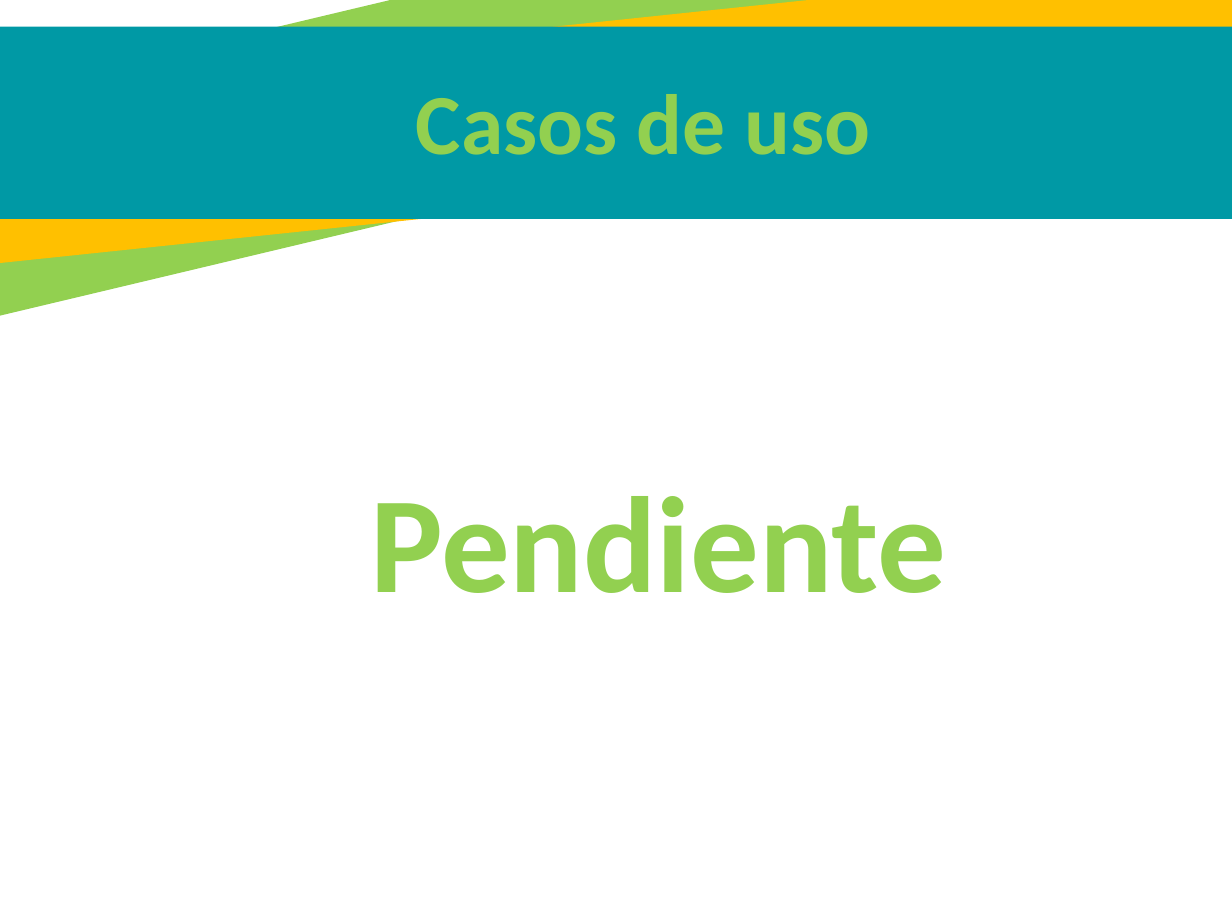
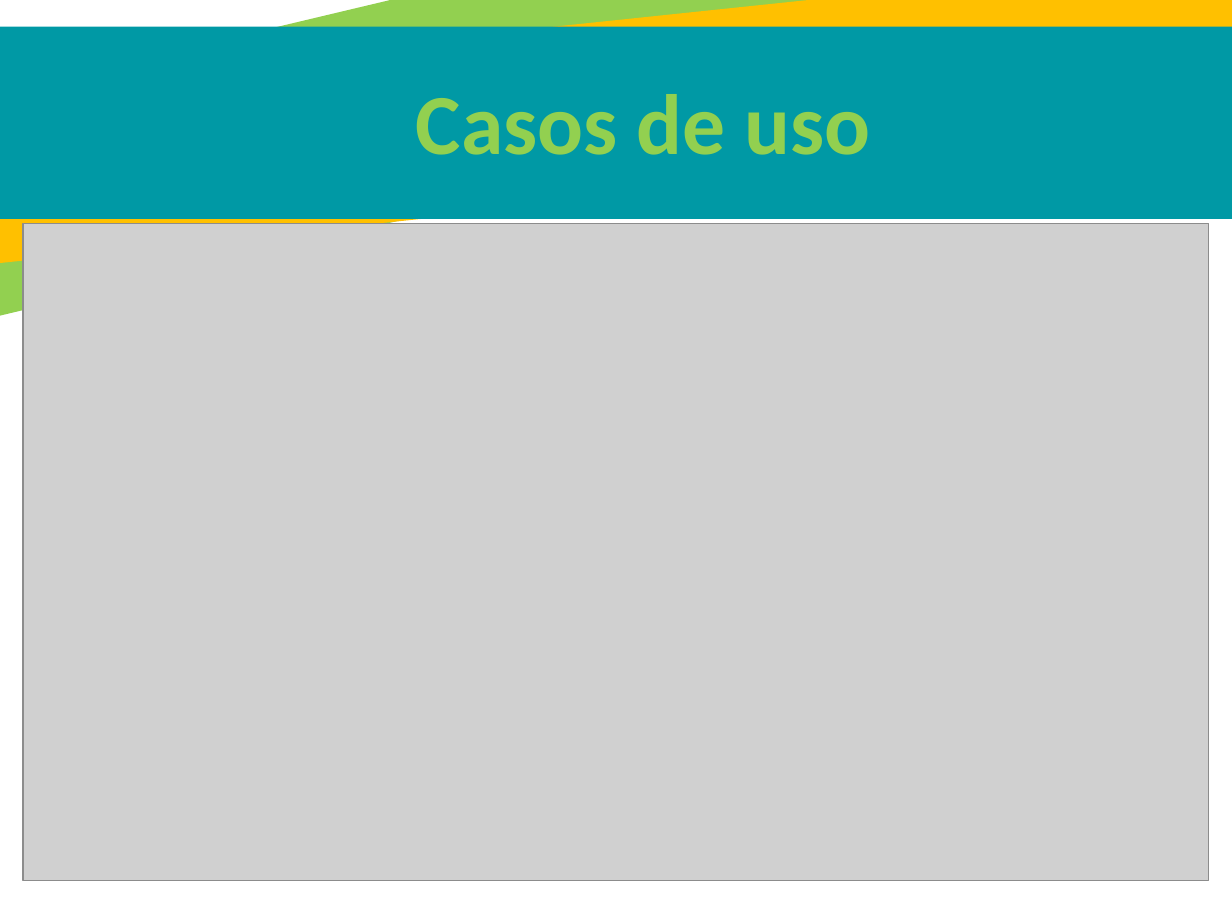
Before and after one commit to juannicolasvargas/SANF-solutions-helps, a slide deck: slide 24 of Sexto Trimestre/PresentacionV6 terminar- 1012.pptx. Drawn at 1232x924 pixels with LibreOffice and Linux fonts; fonts in the diff are those of the drawing; grey boxes stand for pictures. Boxes give left, top, right and bottom in pixels: in the first picture for what was removed or moved away, otherwise in the second. Text is boxed around its words. In the diff, an @@ line names an element or a change of style, - is before the commit and + after.

```diff
--- a/Sexto Trimestre/PresentacionV6 terminar- 1012.pptx
+++ b/Sexto Trimestre/PresentacionV6 terminar- 1012.pptx
@@ picture added at (23, 223, 1209, 880) @@
@@ text removed at (370, 496, 945, 593) @@
-Pendiente
```
Also in this commit, not shown: 3 other slides changed, 2 slides added, 3 slides removed.
